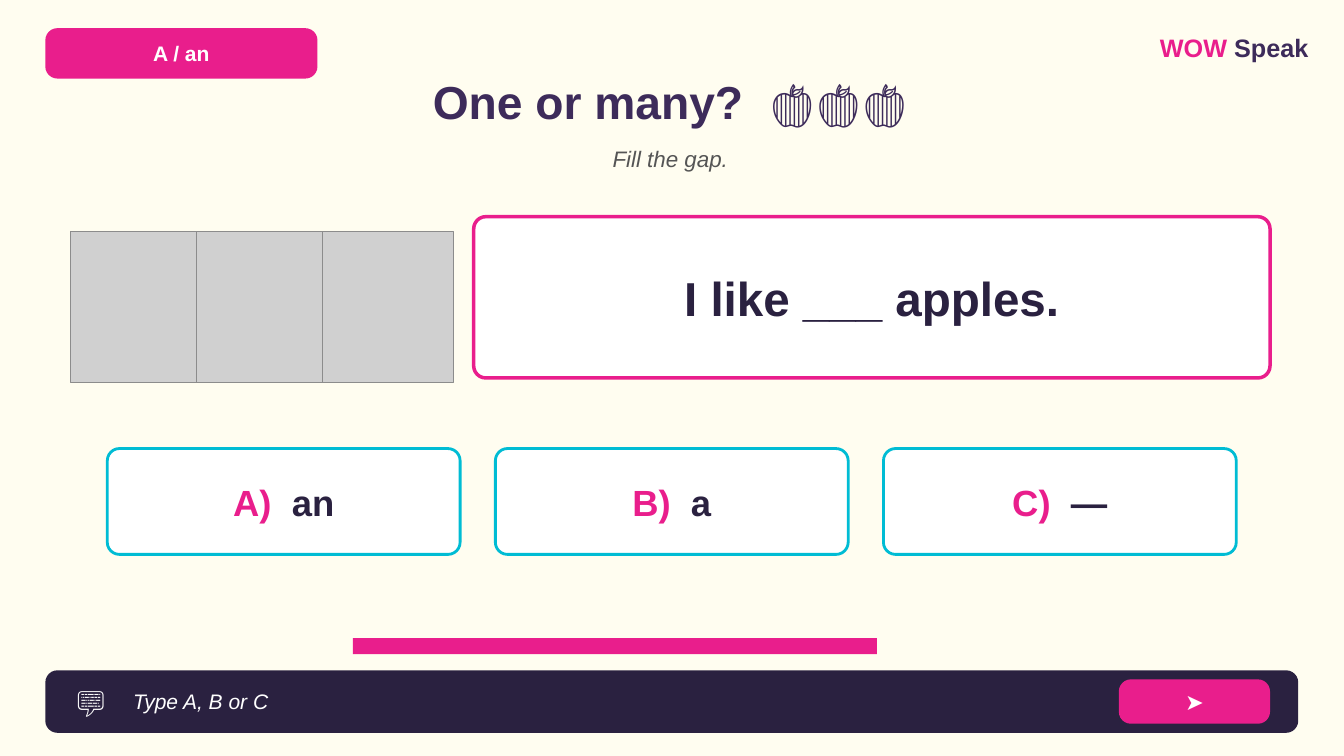
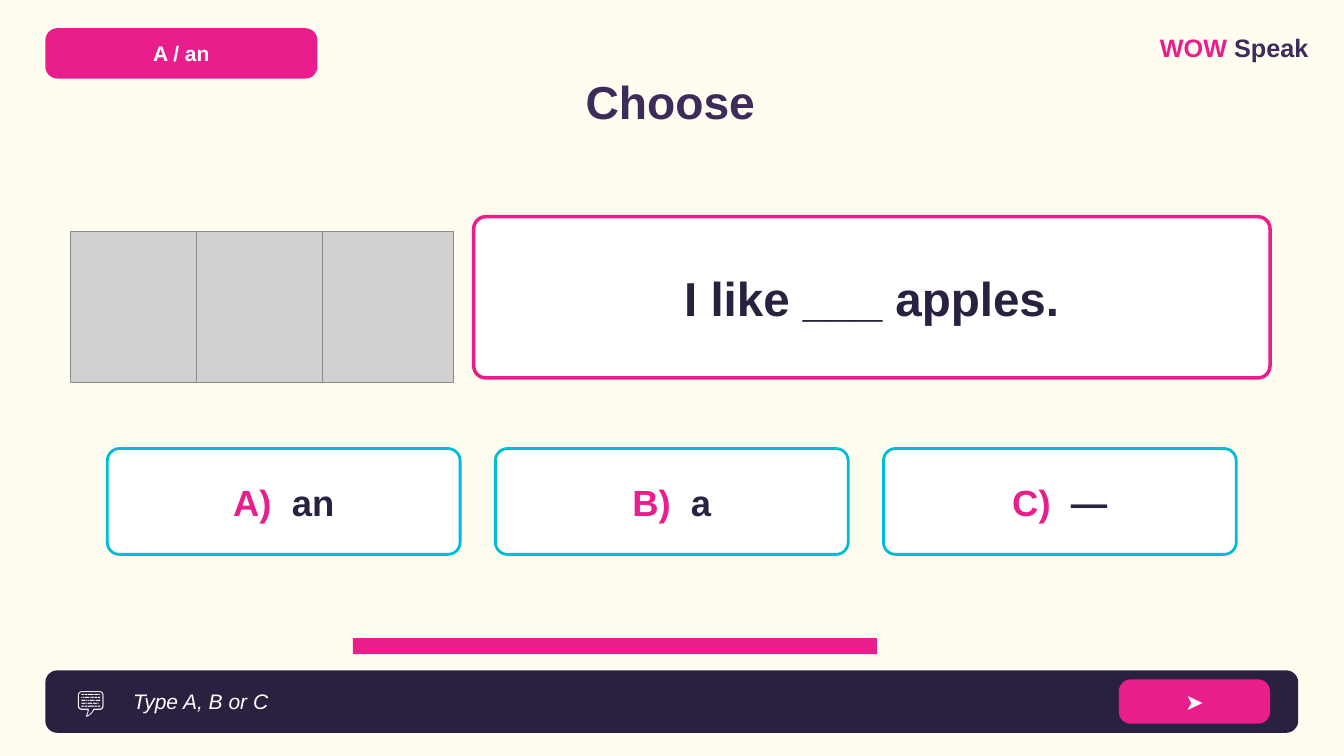
Before and after one commit to wowspeakschool-lang/classroom, a slide deck: slide 15 of vebinary/03.12_A-an/7-9/WOW_Speak_A_An_Food_7-9_LESSON.pptx. Drawn at 1344x756 pixels with LibreOffice and Linux fonts; fonts in the diff are those of the drawing; grey boxes stand for pictures. Boxes give left, top, right and bottom in pixels: in the first picture for what was removed or moved away, otherwise in the second. Text is boxed around its words. In the diff, an @@ line names an element or a change of style, - is before the commit and + after.

```diff
--- a/vebinary/03.12_A-an/7-9/WOW_Speak_A_An_Food_7-9_LESSON.pptx
+++ b/vebinary/03.12_A-an/7-9/WOW_Speak_A_An_Food_7-9_LESSON.pptx
@@ text at box(586, 85, 755, 120): text changed @@
-One or many? 🍎🍎🍎
+Choose
@@ text removed at box(613, 151, 727, 172) @@
-Fill the gap.
```
Also in this commit, not shown: 22 other slides changed, 7 other files.
